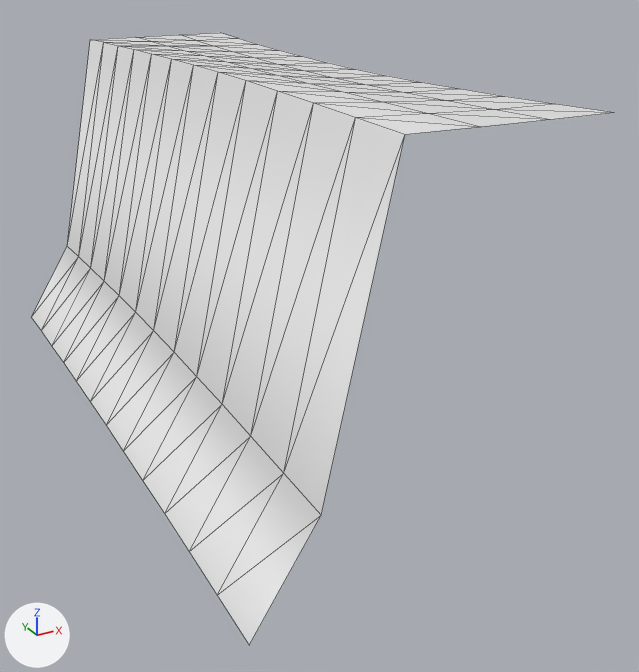
One commit to the OBJ model models/areas/gorge/cliff_0_3.obj: the scene before it, then after it.
Before and after are seen from a camera (50 mm lens) standing at (3.4, -99.5, 15.6) and looking at (17.1, -74.6, 3.1). Arrows for +X, +Y and +Z are at lower left; the lights stay in place. The older version comes first. Mesh edges are drawn as thin lines. Where no turn or scale is listed for an object, it has been applied to the vertices. Vertices at exactly the same position are counted once.

In view in the first picture: 'cliff_0_3'.
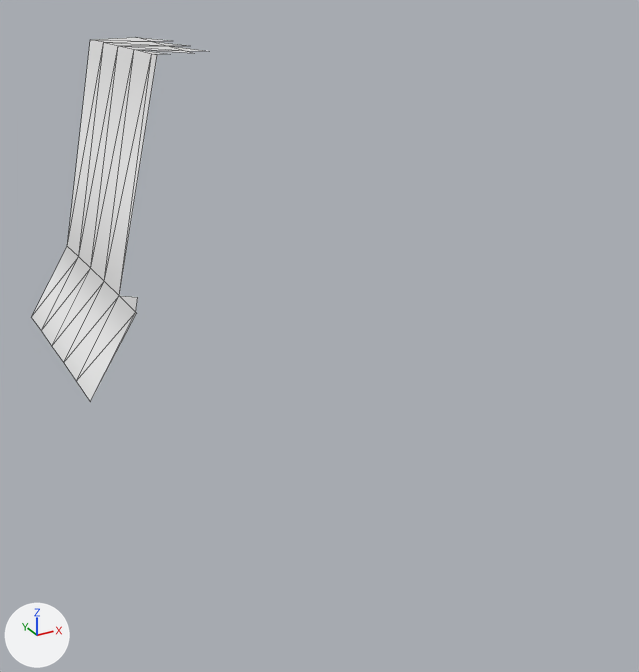
What differs and where, as boxes (x1, y1, x2, y2) in the pictures (639 x 672 px):
```json
{"object": "cliff_0_3", "change": "reshaped", "before": [32, 33, 614, 645], "after": [32, 37, 204, 402], "on screen": "70% narrower, 40% shorter"}
{"part": 1, "of": "me_cliff_0_3", "change": "cut back", "before": [91, 33, 614, 645], "after": [99, 37, 204, 385]}
```

The change, as JSON lines over the scene's bpy script:
```json
{"block": "me_cliff_0_3", "where": "# used by ob_cliff_0_3; location = (0.0, 0.0, 0.0)"}
{"op": "remove", "block": "me_cliff_0_3", "code": "me_cliff_0_3.from_pydata(...)  # 78 vertices, 120 faces; spans x 10.0..20.0, y -84.0..-60.0, z 0.0..12.2"}
{"op": "add", "block": "me_cliff_0_3", "code": "me_cliff_0_3.from_pydata(...)  # 29 vertices, 32 faces; spans x 10.0..17.0, y -70.1..-60.0, z 0.0..12.2"}
{"block": "me_cliff_0_3", "change": "me_cliff_0_3 part 1"}
{"block": "me_cliff_0_3", "change": "57 vertices are removed from x 10.0..20.0, y -84.0..-60.0, z 0.0..12.2"}
{"block": "me_cliff_0_3", "change": "96 faces are deleted"}
{"block": "me_cliff_0_3", "change": "8 vertices are added at x 12.0..17.0, y -70.1..-62.0, z 3.4..12.2"}
{"block": "me_cliff_0_3", "change": "8 new faces join them"}
```
